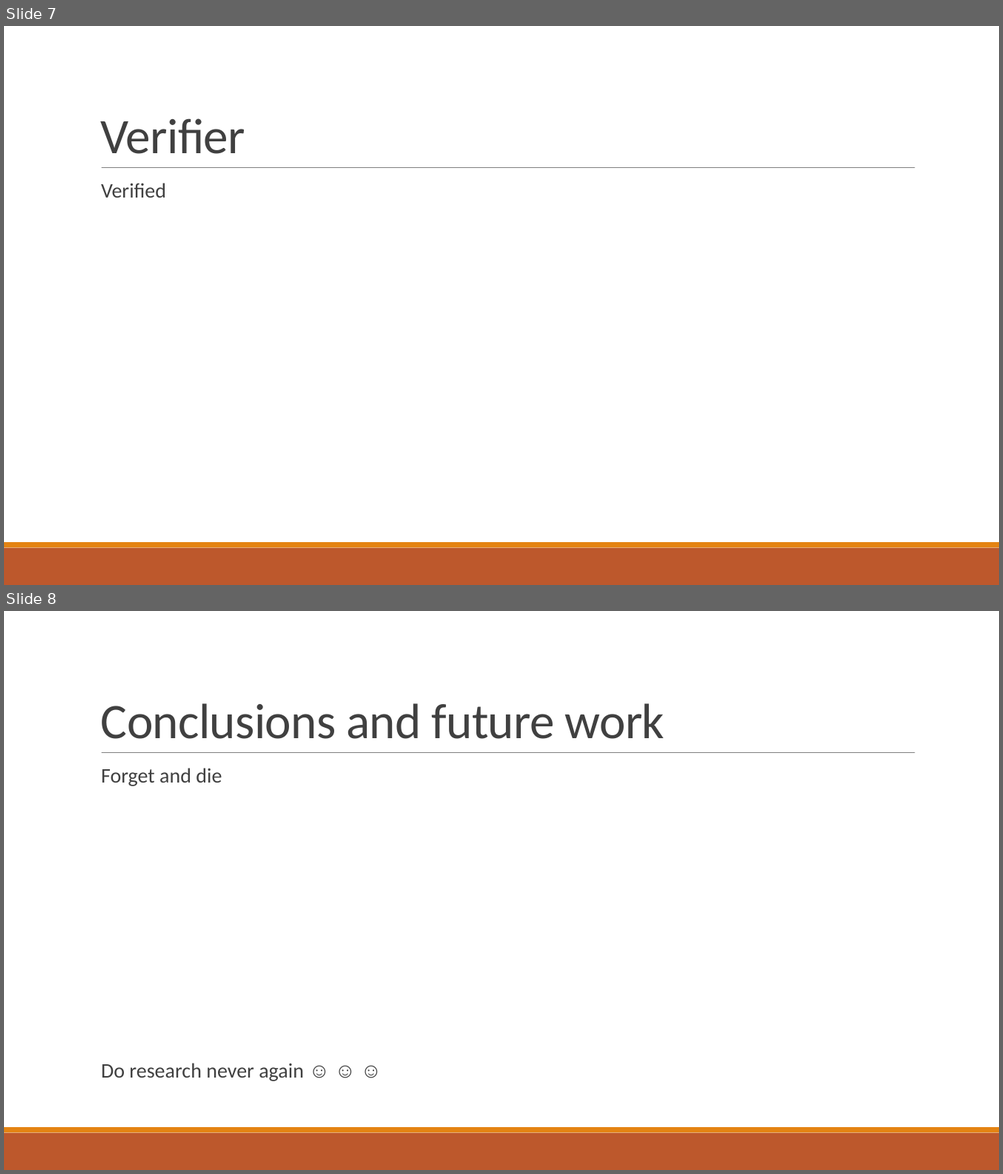
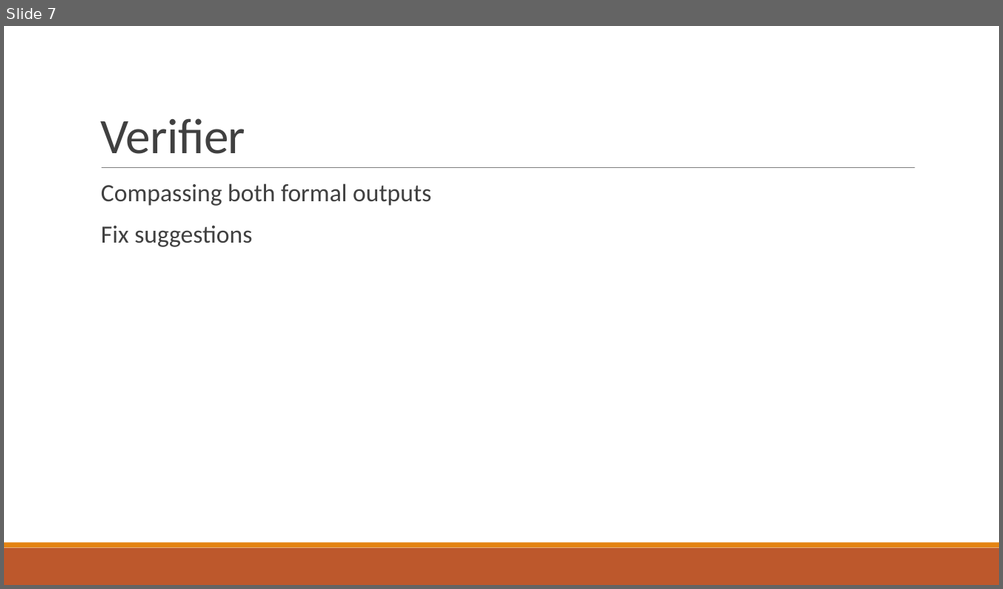
Before and after one commit to fenyvesr/kutmod, a slide deck: Article/Article.pptx. Shown one above the other, each under a label of ours: slides 7 and 8 before the commit, slide 7 after it. The pictures are 1003x1174 and 1003x589 pixels, drawn with LibreOffice and Linux fonts; fonts in the diff are those of the drawing. Boxes give left, top, right and bottom in pixels: in the first picture for what was removed or moved away, otherwise in the second. Text is boxed around its words. In the diff, an @@ line names an element or a change of style, - is before the commit and + after.

```diff
--- a/Article/Article.pptx
+++ b/Article/Article.pptx
@@ slide 8 removed at [4,611,999,1170], background #FFFFFF; not listed: 3 template elements that a slide beside it also shows @@
@@ text removed at [101,703,665,739] @@
-Conclusions and future work
@@ text removed at [101,768,304,1082] @@
-  Forget and die
-  Do research never again ☺ ☺ ☺
@@ slide 7 changed as well @@
@@ text at [101,184,431,247]: text changed; size 20 to 24 pt @@
-  Verified
+  Compassing both formal outputs
+  Fix suggestions
```
Also in this commit, not shown: 1 other slide changed, 1 slide added.
